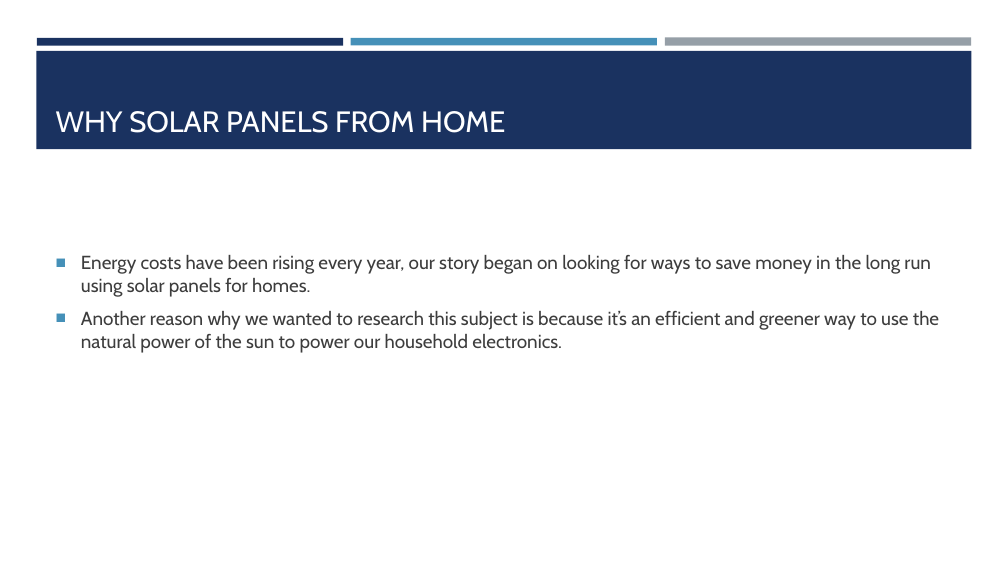
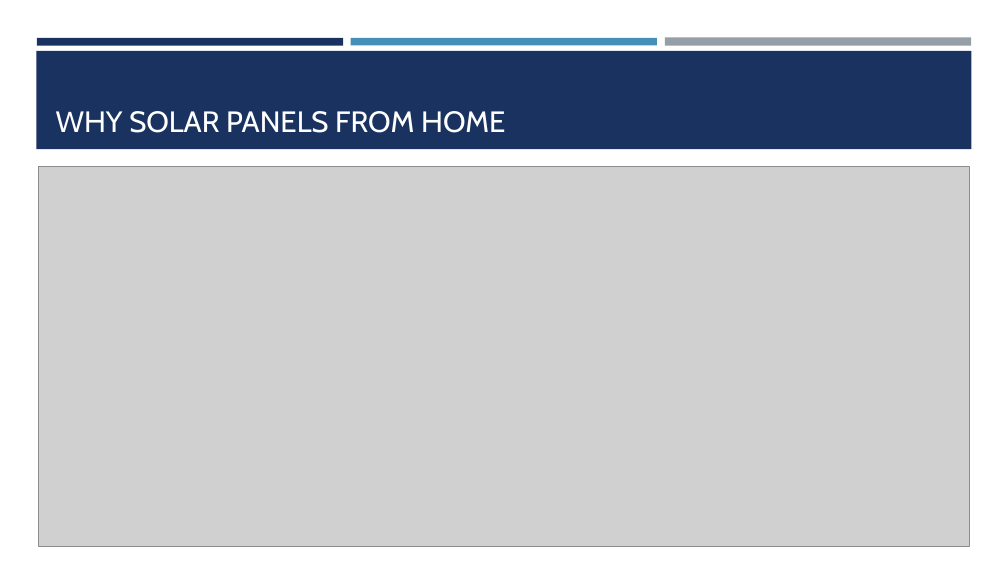
Before and after one commit to Claudy427/Final_Project, a slide deck: slide 6 of Solar Panels for homes.pptx. Drawn at 1008x567 pixels with LibreOffice and Linux fonts; fonts in the diff are those of the drawing; grey boxes stand for pictures. Boxes give left, top, right and bottom in pixels: in the first picture for what was removed or moved away, otherwise in the second. Text is boxed around its words. In the diff, an @@ line names an element or a change of style, - is before the commit and + after.

```diff
--- a/Solar Panels for homes.pptx
+++ b/Solar Panels for homes.pptx
@@ picture added at (39,166,970,547) @@
@@ text removed at (81,255,939,353) @@
-■ Energy costs have been rising every year, our story began on looking for ways to save money in the long run using solar panels for homes.
-■ Another reason why we wanted to research this subject is because it’s an efficient and greener way to use the natural power of the sun to power our household electronics.
```
Also in this commit, not shown: 4 other slides changed, 11 slides added, 1 slide removed.
